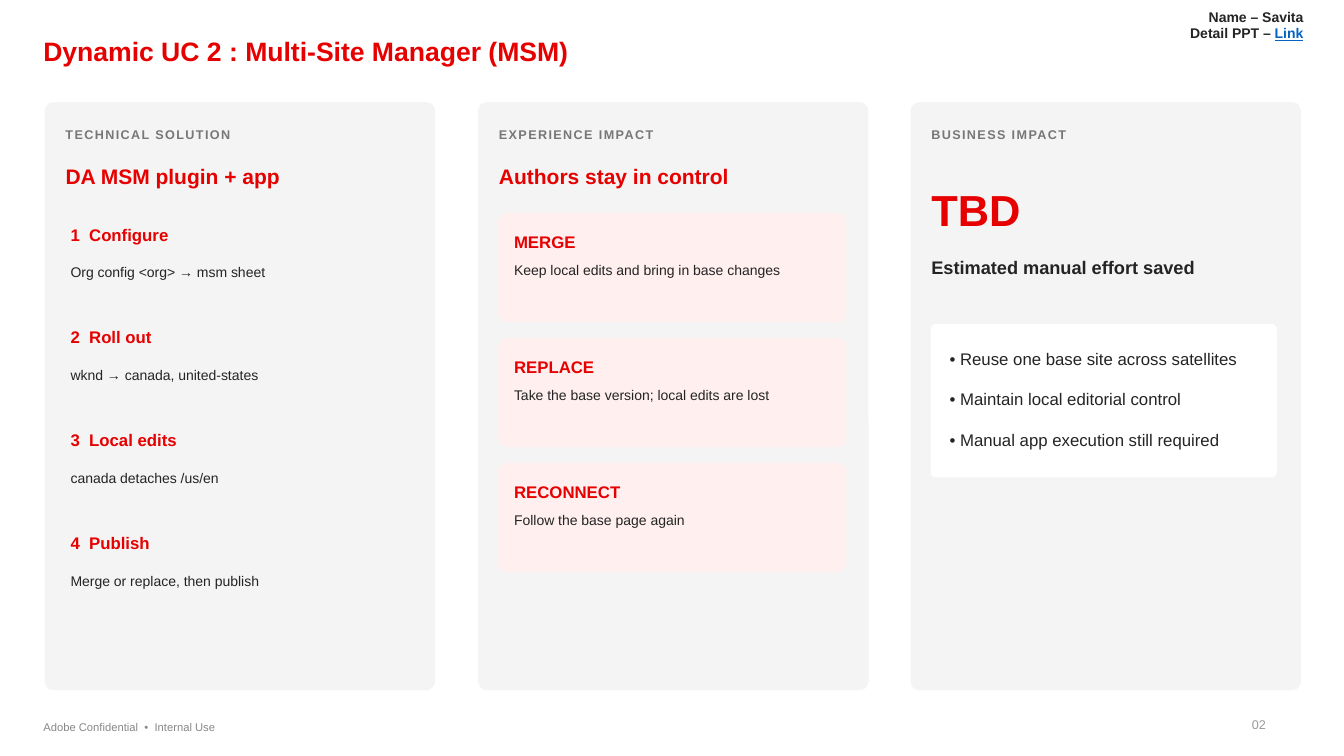
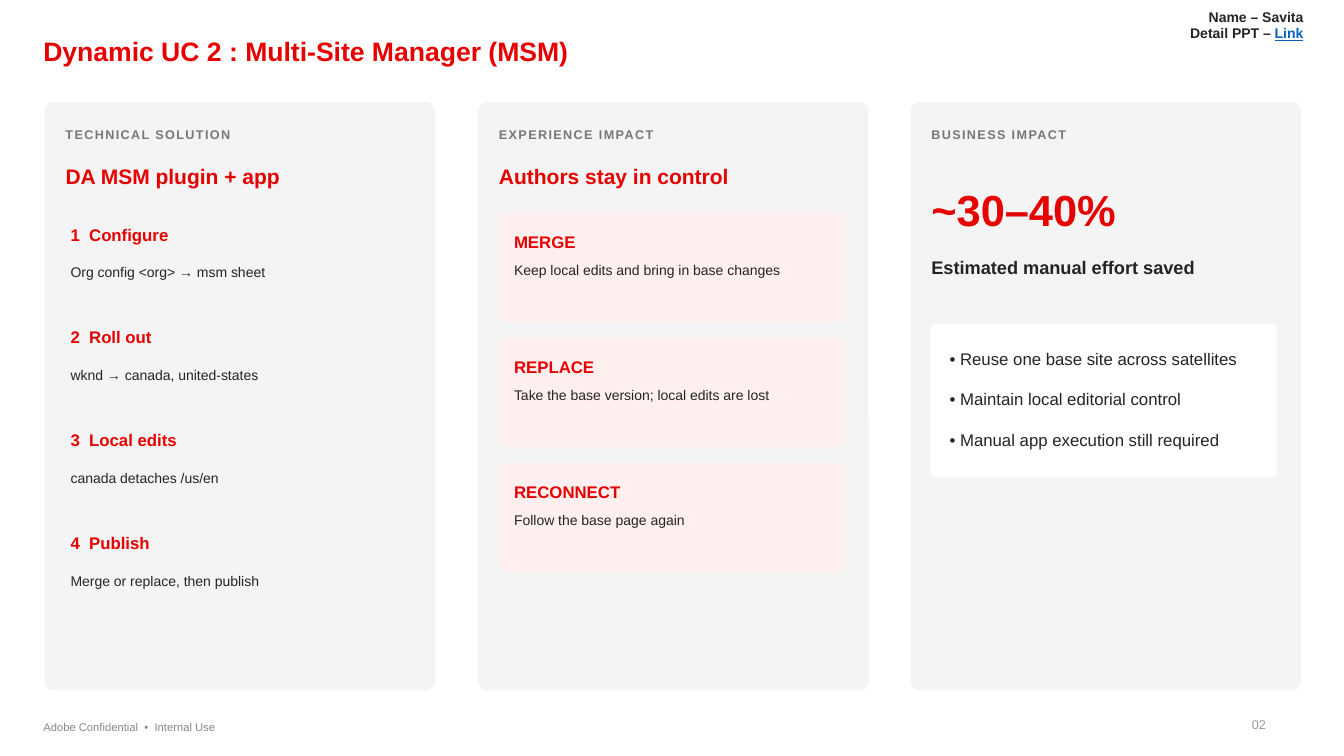
Before and after one commit to savitaagre/forms-poc-ue, a slide deck: slide 3 of docs/Final Deck Presentation.pptx. Drawn at 1344x756 pixels with LibreOffice and Linux fonts; fonts in the diff are those of the drawing. Boxes give left, top, right and bottom in pixels: in the first picture for what was removed or moved away, otherwise in the second. Text is boxed around its words. In the diff, an @@ line names an element or a change of style, - is before the commit and + after.

```diff
--- a/docs/Final Deck Presentation.pptx
+++ b/docs/Final Deck Presentation.pptx
@@ text at [931,195,1115,227]: text changed @@
-TBD
+~30–40%
```
Also in this commit, not shown: 2 other slides changed.
